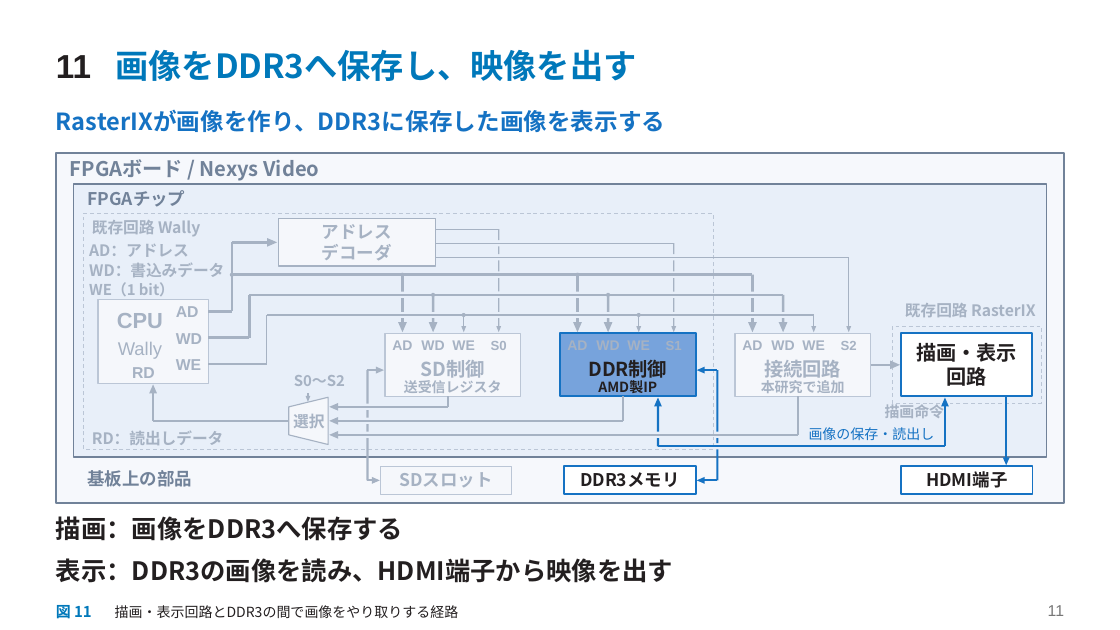
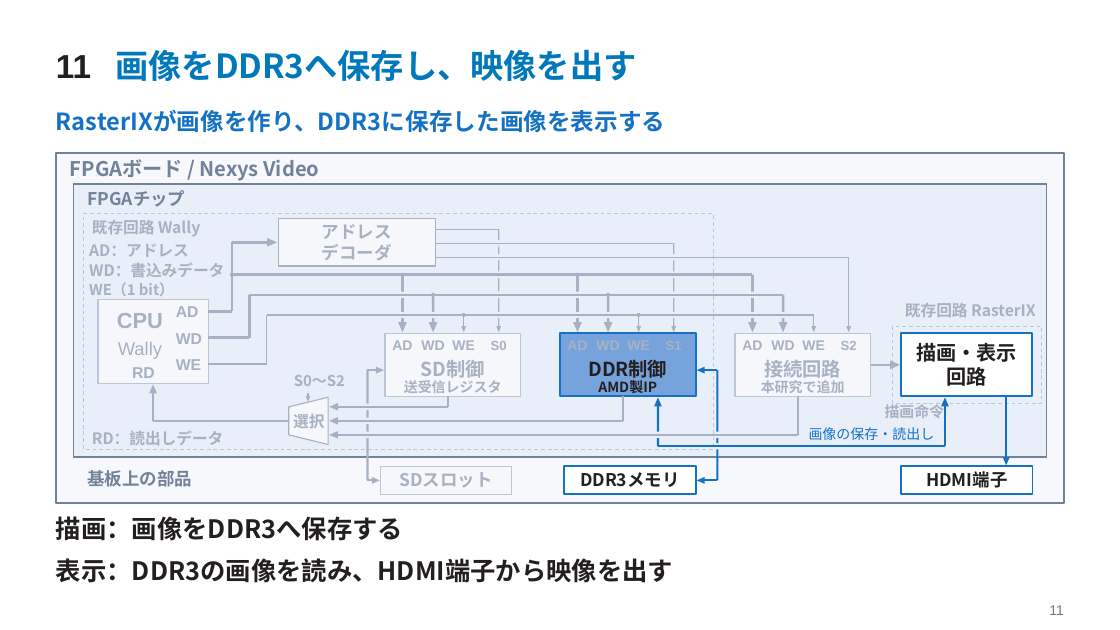
Before and after one commit to SoshiroFujimori/wally-game-console-research, a slide deck: slide 11 of docs/presentation/中間発表_主要事項.pptx. Drawn at 1120x630 pixels with LibreOffice and Linux fonts; fonts in the diff are those of the drawing. Boxes give left, top, right and bottom in pixels: in the first picture for what was removed or moved away, otherwise in the second. Text is boxed around its words. In the diff, an @@ line names an element or a change of style, - is before the commit and + after.

```diff
--- a/docs/presentation/中間発表_主要事項.pptx
+++ b/docs/presentation/中間発表_主要事項.pptx
@@ text removed at (x1=56, y1=602, x2=92, y2=622) @@
-図 11
@@ text removed at (x1=115, y1=605, x2=459, y2=618) @@
-描画・表示回路とDDR3の間で画像をやり取りする経路
@@ text "11" at (x1=1049, y1=605, x2=1063, y2=615): size 13.5 to 12 pt @@
```
Also in this commit, not shown: 20 other slides changed, 26 other files.
